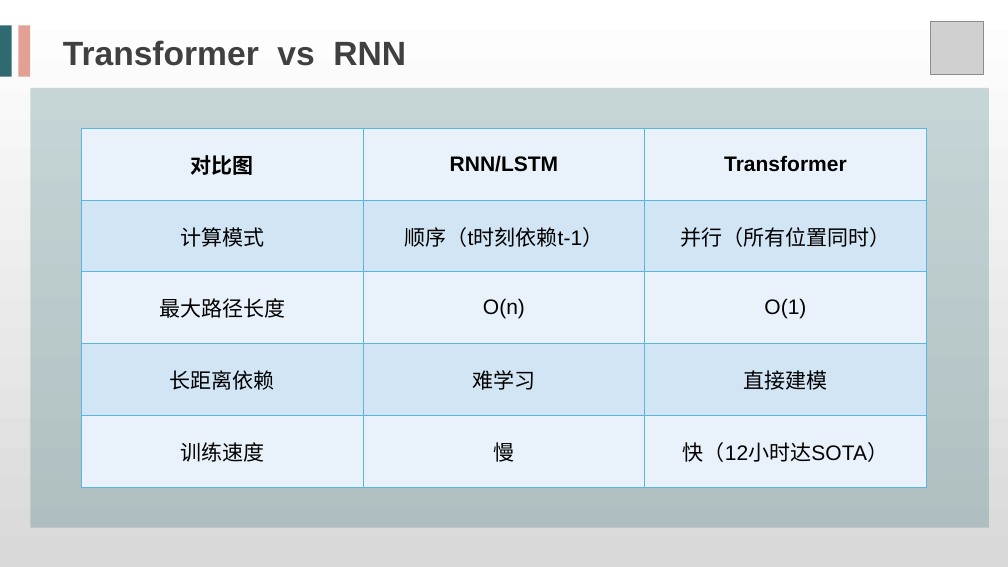
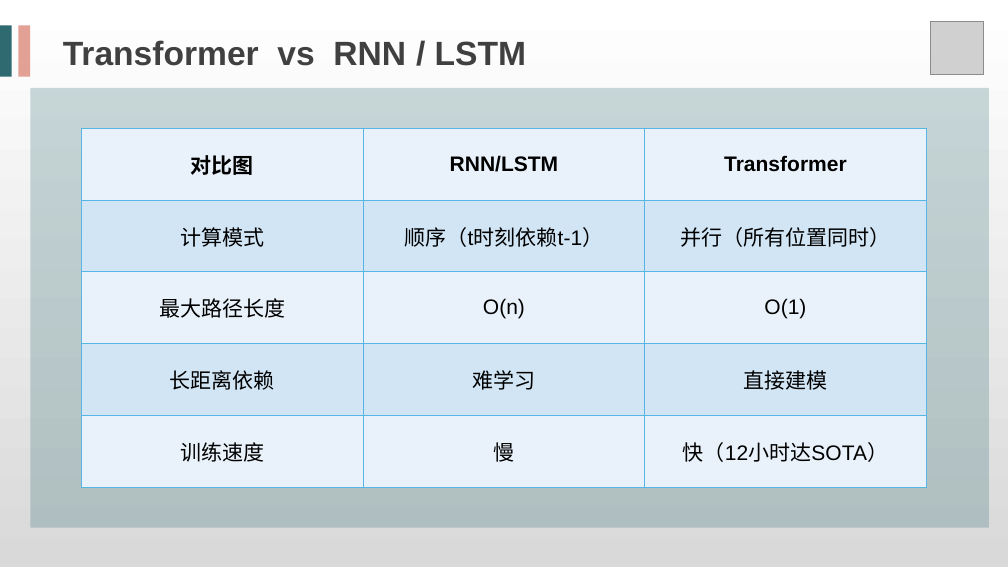
Before and after one commit to GuoDragon/DeepLearning_Transformer, a slide deck: slide 6 of PPT/Transformer_Project_PPT.pptx. Drawn at 1008x567 pixels with LibreOffice and Linux fonts; fonts in the diff are those of the drawing; grey boxes stand for pictures. Boxes give left, top, right and bottom in pixels: in the first picture for what was removed or moved away, otherwise in the second. Text is boxed around its words. In the diff, an @@ line names an element or a change of style, - is before the commit and + after.

```diff
--- a/PPT/Transformer_Project_PPT.pptx
+++ b/PPT/Transformer_Project_PPT.pptx
@@ text at bbox=[63, 40, 526, 66]: text changed @@
-Transformer vs RNN
+Transformer vs RNN / LSTM
```
Also in this commit, not shown: 3 other slides changed, 1 other file.
